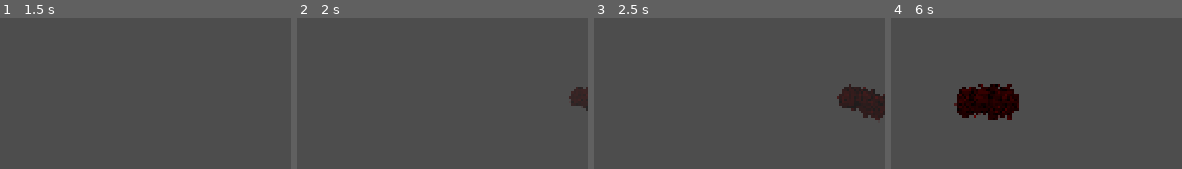
Above: before the commit, frames 1-4 (left to right).
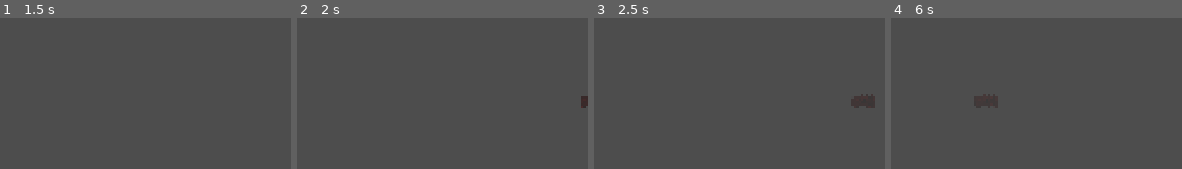
Above: after the commit, the same moments.

Repository: b6-stack/rtype-game
Game: Godot game, scene res://scenes/bosses/BossBase.tscn
The game is run twice, just before and just after one commit, with the same random seed, the same clock (stepped at 60 frames per second) and the same inputs. This scene is started directly instead of the project's main scene.
Inputs (mouse positions are in pixels of both pictures, inside the frame that each line leads up to):
- Up to frame 1 (1.5 s): tap Enter at 0.5 s; move the mouse to (66, 78) at 0.52 s; hold D (move_right) 0.53-1.25 s; tap Z (charge) at 0.6 s; click (66, 78) at 0.67 s; tap Space (fire) at 1.25 s; drag from (outside the picture) to (outside the picture) at 1.27 s
- Up to frame 2 (2 s): no input
- Up to frame 3 (2.5 s): move the mouse to (outside the picture) at 2.02 s; hold D (move_right) from 2.03 s (still down); tap Z (charge) at 2.1 s
- Up to frame 4 (6 s): release D (move_right) at 2.75 s; drag from (outside the picture) to (outside the picture) at 2.77 s; move the mouse to (1021, 168) at 3.52 s; hold A (move_left) 3.53-4.25 s; tap Z (charge) at 3.6, 5.1 s; drag from (outside the picture) to (1071, 101) at 4.27 s; move the mouse to (outside the picture) at 5.02 s; hold S (move_down) 5.03-5.75 s; click (outside the picture) at 5.17 s; drag from (outside the picture) to (outside the picture) at 5.77 s

Frame 1 is identical in both runs. In frame 2, 0.6% of the frame differs, in the area x 93-100%, y 45-62%; in frame 3, 2.5%; in frame 4, 4.1%, in the area x 21-44%, y 43-68%.

Commit message:
Make boss entry visibly intangible: small, dim ghost that snaps solid on arrival
The previous continuous fade/scale-up during entry was too subtle to
notice, and shots still visibly "hit" and vanished against the boss
even though take_damage() was already a no-op — collision was still
active, just harmless, so it read as the boss silently blocking fire.

Now: collision_layer is zeroed (and HurtBox.monitoring disabled) for
the boss's whole entry flight, so shots physically pass straight
through with zero interaction. The sprite stays at a small, dim,
gently-pulsing "ghost" state (ENTRY_SCALE_MULT/ENTRY_ALPHA) for the
entire glide instead of gradually growing, then snaps to full size,
full opacity, and full collision the instant it reaches its arena
position — an unambiguous "it just materialized" moment backed by the
existing arrival burst FX.

Co-Authored-By: Claude Sonnet 5 <noreply@anthropic.com>

Diff:
--- a/autoloads/GameState.gd
+++ b/autoloads/GameState.gd
@@ -8,7 +8,7 @@
 
 ## Bump this alongside export_presets.cfg's version/name on every release
 ## so the main menu version label reflects what's actually installed.
-const APP_VERSION := "1.6.1"
+const APP_VERSION := "1.6.2"
 
 signal score_changed(new_score: int)
 signal lives_changed(new_lives: int)
--- a/scenes/bosses/BossBase.gd
+++ b/scenes/bosses/BossBase.gd
@@ -37,6 +37,12 @@
 var _entry_start_x: float = 2100.0
 var _base_sprite_scale: Vector2 = Vector2.ONE
 
+## Sprite scale/alpha while flying in — a small, dim, ghostly wisp rather
+## than a smooth continuous fade (which read as barely-there/too-subtle-to-
+## notice). Snaps to full size/opacity/solidity at arrival instead.
+const ENTRY_SCALE_MULT: float = 0.4
+const ENTRY_ALPHA: float = 0.35
+
 func _ready() -> void:
 	current_health = max_health
 	_sprite = $Visual/Sprite2D
@@ -47,9 +53,16 @@
 	global_position.y = 540.0
 	add_to_group("bosses")
 
+	# Intangible while entering — no landscape/player/bullet collisions at
+	# all, so shots visibly sail straight through instead of being silently
+	# absorbed by a boss that can't take damage yet.
+	collision_layer = 0
+	$HurtBox.collision_layer = 0
+	$HurtBox.monitoring = false
+
 	if _sprite:
-		_sprite.modulate = Color(boss_color.r, boss_color.g, boss_color.b, 0.0)
-		_sprite.scale = _base_sprite_scale * 0.3
+		_sprite.modulate = Color(boss_color.r, boss_color.g, boss_color.b, ENTRY_ALPHA)
+		_sprite.scale = _base_sprite_scale * ENTRY_SCALE_MULT
 
 func _physics_process(delta: float) -> void:
 	if _is_dead:
@@ -124,12 +137,14 @@
 	velocity.x = -entry_speed
 	move_and_slide()
 
-	# Materialize while flying in: fade + scale up from a small ghostly wisp.
-	var t: float = clamp((_entry_start_x - global_position.x) / (_entry_start_x - _arena_x), 0.0, 1.0)
+	# Small, dim, ghostly wisp for the whole flight — a gentle pulse so it
+	# doesn't read as static/broken — then snaps to full size/opacity/
+	# solidity at arrival, rather than a continuous fade that was too
+	# subtle to notice.
 	if _sprite:
-		_sprite.modulate = Color(boss_color.r, boss_color.g, boss_color.b, ease(t, 0.5))
-		_sprite.scale = _base_sprite_scale * lerpf(0.3, 1.0, ease(t, 0.4))
-		_sprite.rotation = lerpf(0.6, 0.0, t)
+		var pulse: float = ENTRY_ALPHA + 0.10 * sin(_time * 4.0)
+		_sprite.modulate = Color(boss_color.r, boss_color.g, boss_color.b, pulse)
+		_sprite.scale = _base_sprite_scale * ENTRY_SCALE_MULT
 
 	if global_position.x <= _arena_x:
 		global_position.x = _arena_x
@@ -140,6 +155,9 @@
 			_sprite.modulate = boss_color
 			_sprite.scale = _base_sprite_scale
 			_sprite.rotation = 0.0
+		collision_layer = 32
+		$HurtBox.collision_layer = 32
+		$HurtBox.monitoring = true
 		_spawn_arrival_burst()
 		entrance_complete.emit()
 
Not shown, changed: export_presets.cfg
